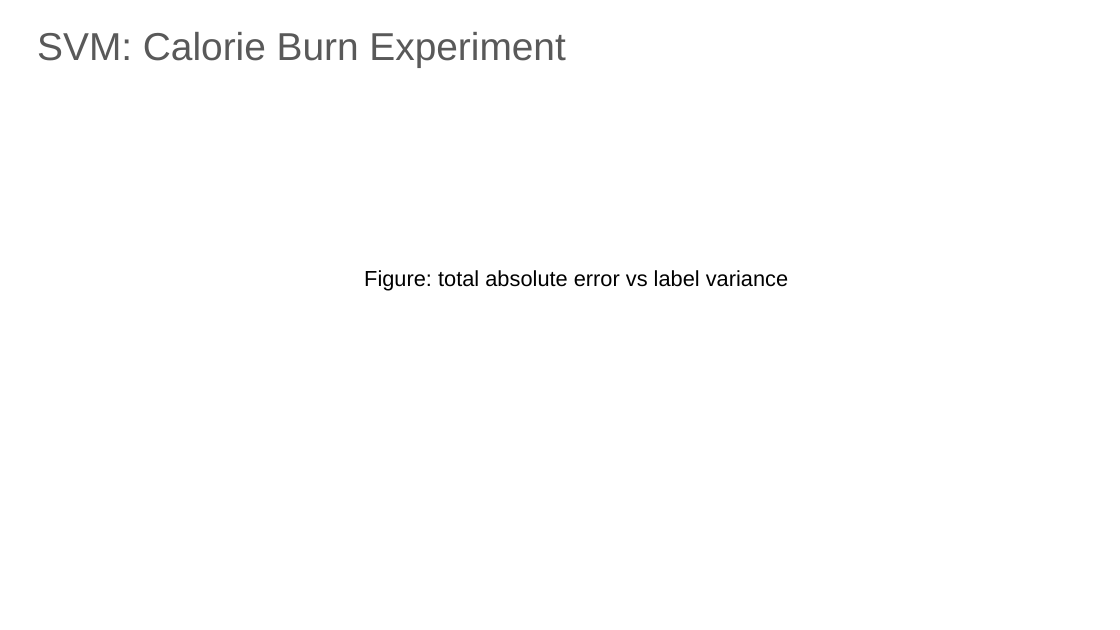
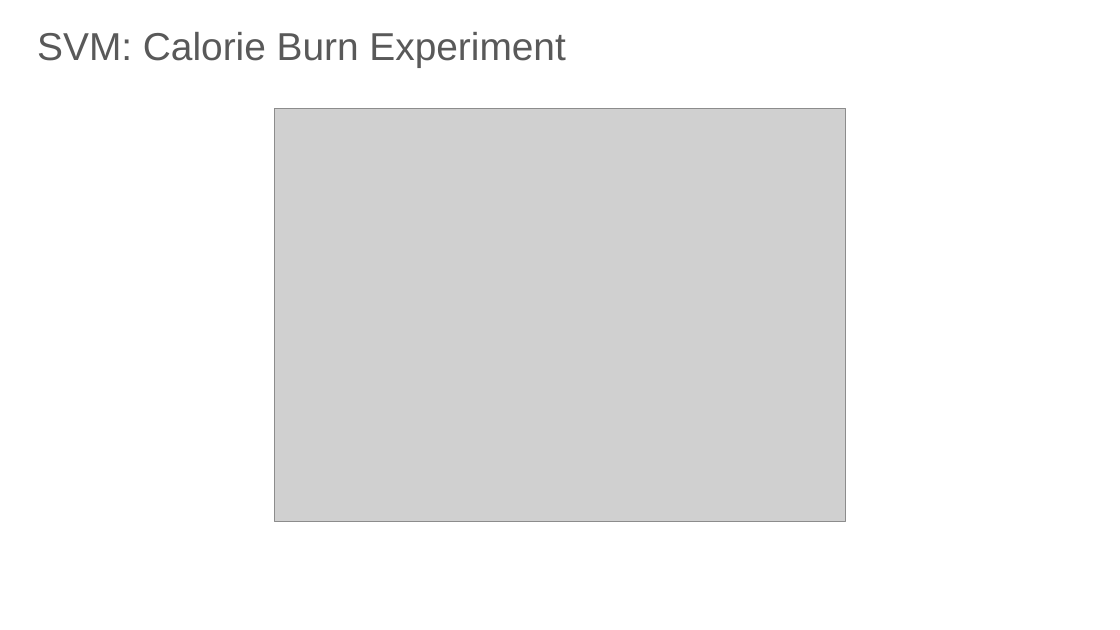
Before and after one commit to Root18D/AAI-501--Machine-Learning, a slide deck: slide 14 of AAI_501_Final_Project_Presentation_Group6_r1.pptx. Drawn at 1120x630 pixels with LibreOffice and Linux fonts; fonts in the diff are those of the drawing; grey boxes stand for pictures; background and template pictures are left out. Boxes give left, top, right and bottom in pixels: in the first picture for what was removed or moved away, otherwise in the second. Text is boxed around its words. In the diff, an @@ line names an element or a change of style, - is before the commit and + after.

```diff
--- a/AAI_501_Final_Project_Presentation_Group6_r1.pptx
+++ b/AAI_501_Final_Project_Presentation_Group6_r1.pptx
@@ picture added at <box>274,109,846,522</box> @@
@@ text removed at <box>364,270,788,291</box> @@
-Figure: total absolute error vs label variance
```
Also in this commit, not shown: 4 other slides changed, 3 slides added, 2 slides removed, 2 other files.
